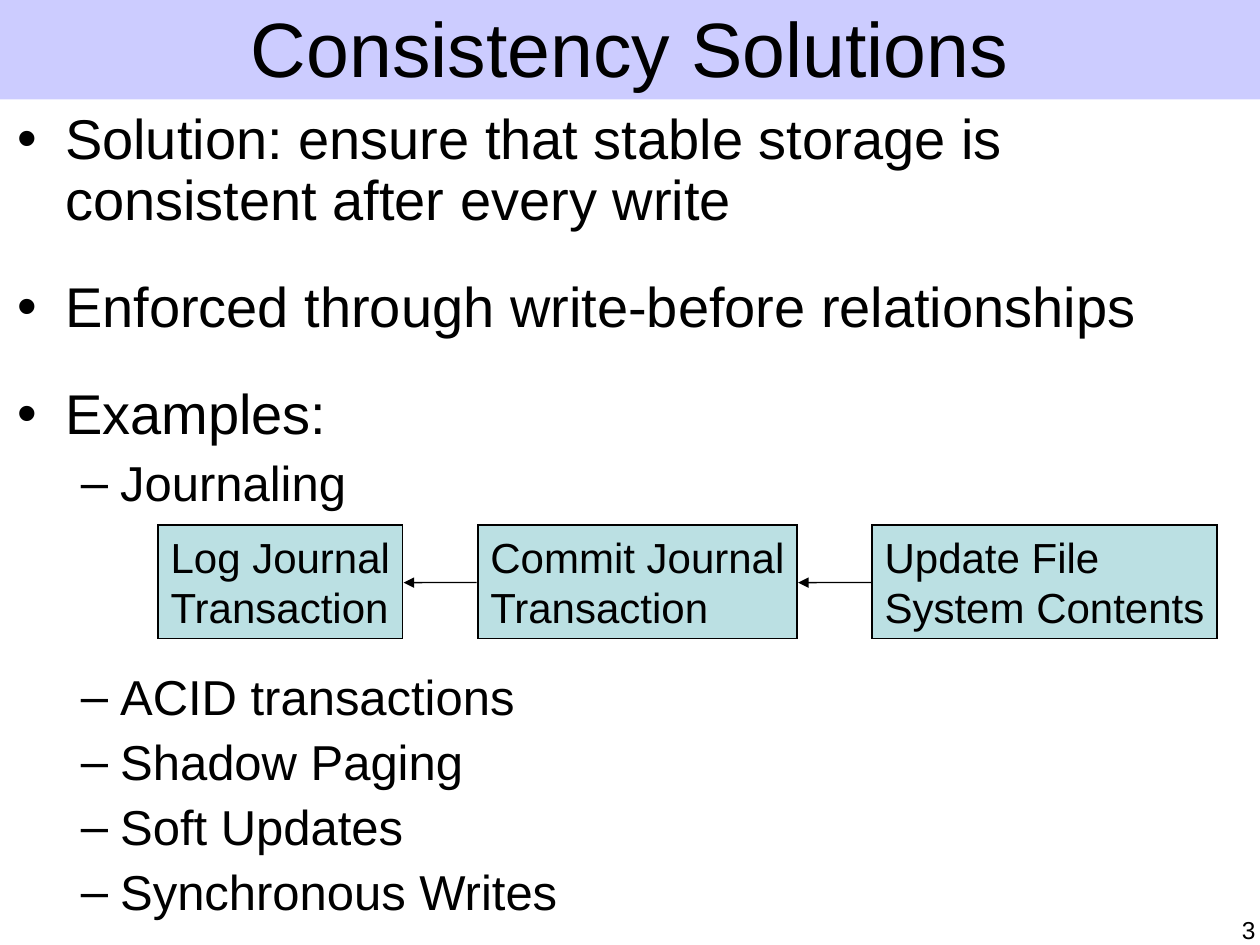
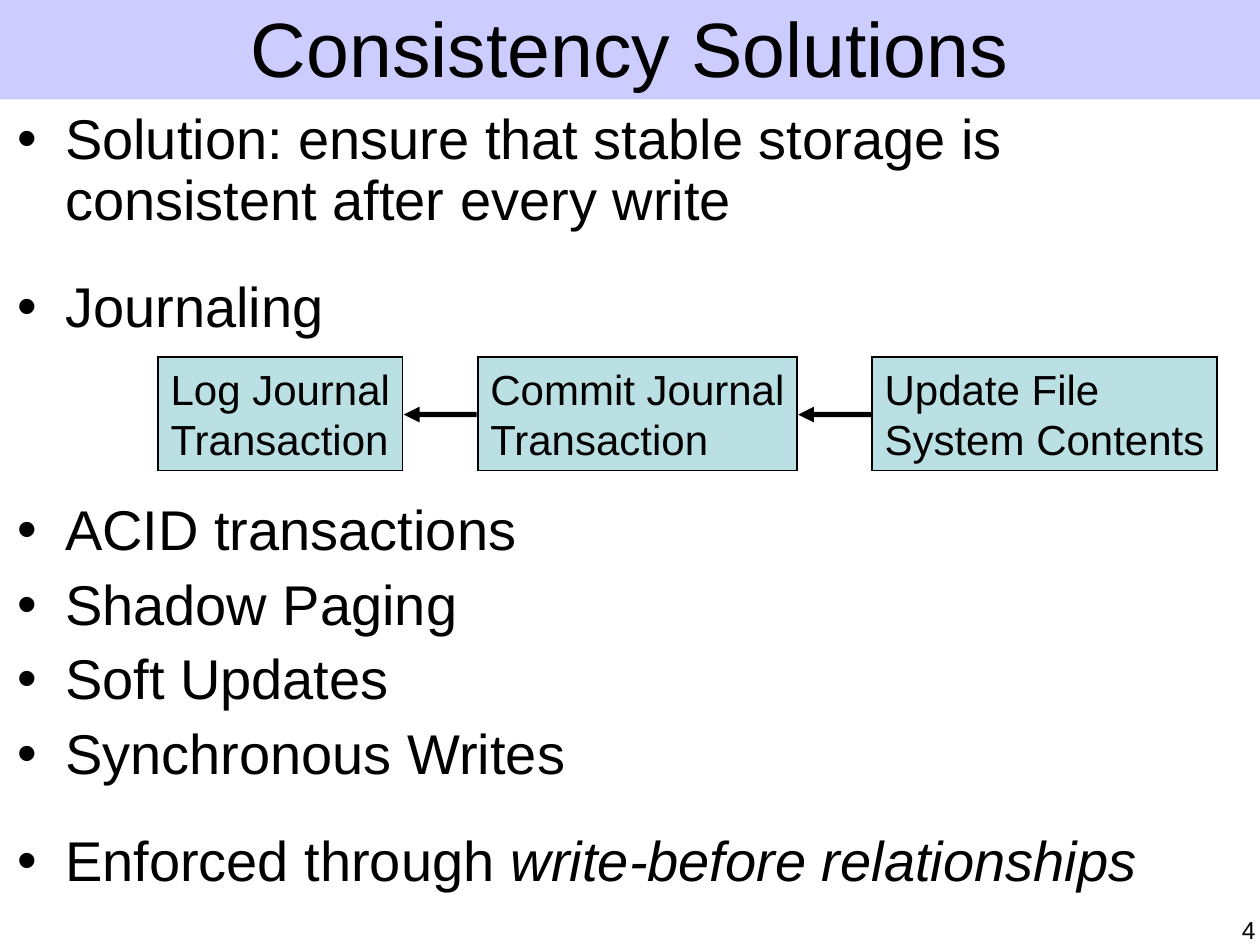
Before and after one commit to ucla-readable/fstitch-doc, a slide deck: slide 4 of sosp/pres.ppt (slide 3 before the commit). Drawn at 1260x945 pixels with LibreOffice and Linux fonts; fonts in the diff are those of the drawing. Boxes give left, top, right and bottom in pixels: in the first picture for what was removed or moved away, otherwise in the second. Text is boxed around its words. In the diff, an @@ line names an element or a change of style, - is before the commit and + after.

```diff
--- a/sosp/pres.ppt
+++ b/sosp/pres.ppt
@@ text at (x1=65, y1=286, x2=1135, y2=445): paragraphs removed @@
-• Enforced through write-before relationships
-• Examples:
@@ text at (x1=65, y1=286, x2=565, y2=785): size 28 to 32 pt in "Journaling", "ACID transactions", "Shadow Paging", "Soft Updates" and 1 more places; bullet – to •; list level 2 to 1 in "Journaling"; list level 2 to 1 in "ACID transactions"; list level 2 to 1 in "Shadow Paging"; list level 2 to 1 in "Soft Updates"; list level 2 to 1 in "Synchronous Writes" @@
@@ 3 rectangles moved together from (x1=159, y1=525, x2=1217, y2=639) to (x1=159, y1=357, x2=1217, y2=470) @@
@@ arrow added from (476, 415) to (403, 415), #000000 3 pt @@
@@ arrow added from (871, 415) to (798, 415), #000000 3 pt @@
@@ arrow removed from (476, 582) to (403, 582) @@
@@ arrow removed from (871, 582) to (798, 582) @@
@@ text at (x1=65, y1=840, x2=1136, y2=892): paragraph added @@
+• Enforced through write-before relationships
@@ page number at (x1=1242, y1=922, x2=1256, y2=939): text changed @@
-3
+4
```
Also in this commit, not shown: 6 other slides changed, 2 slides added, 1 slide removed.
